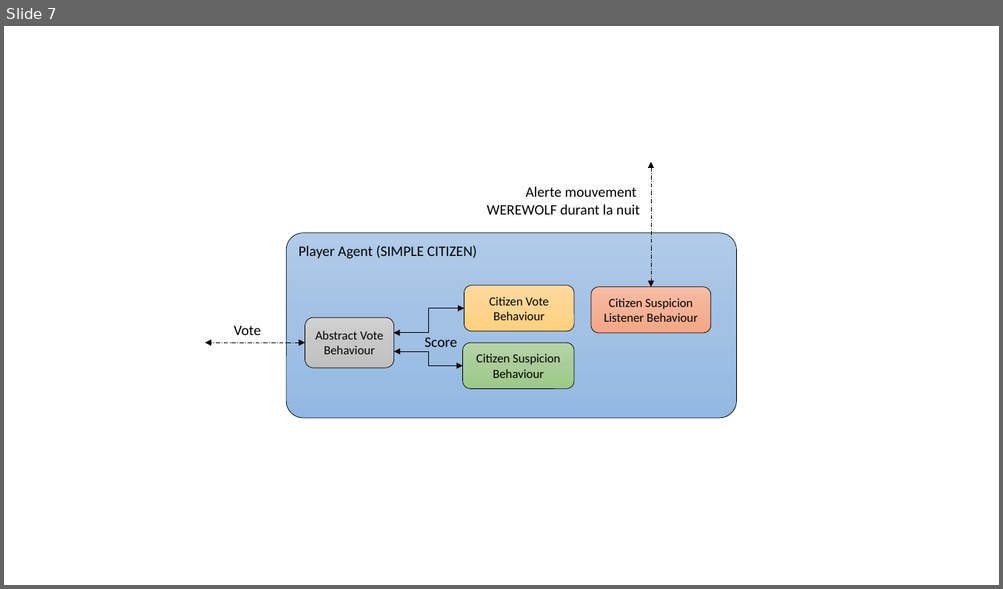
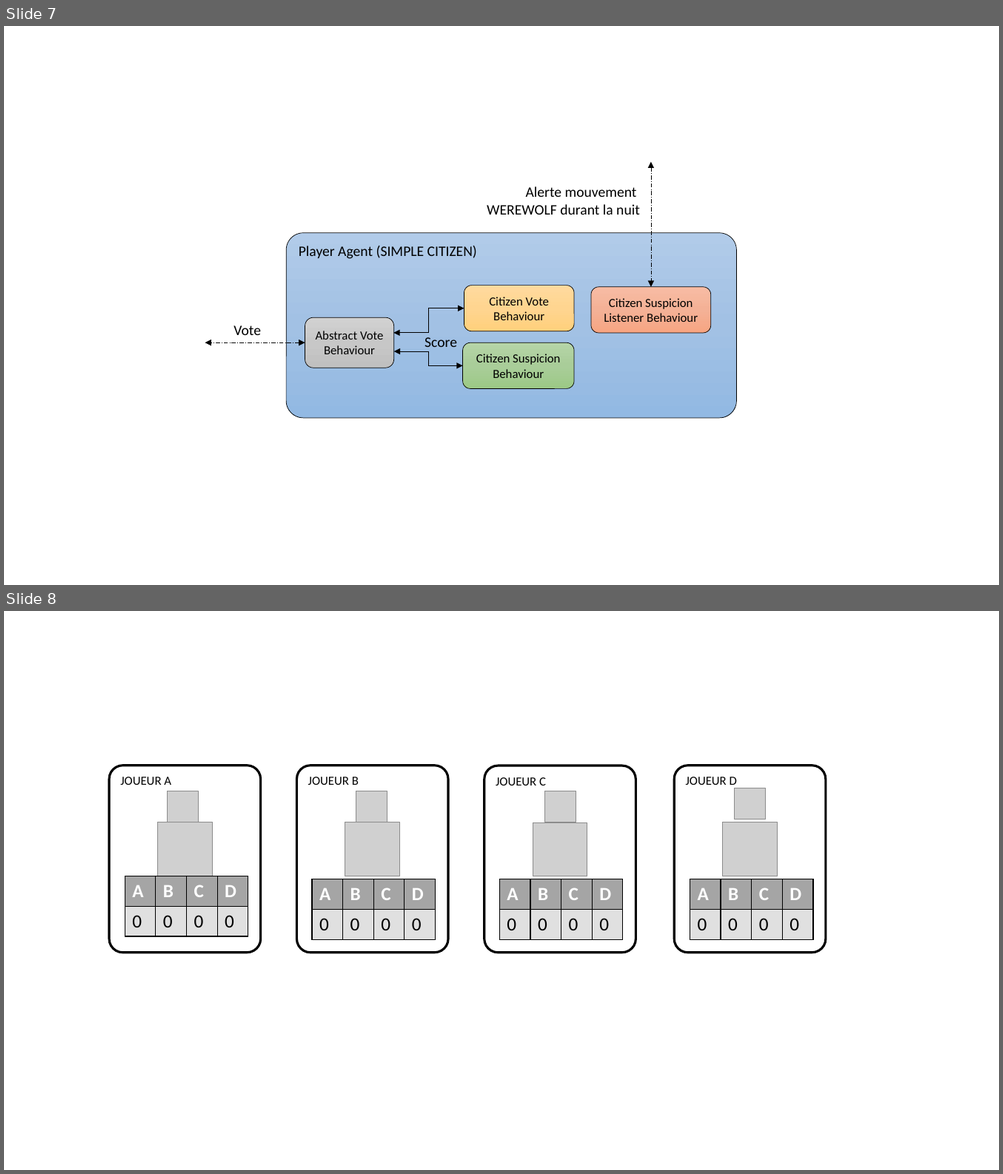
Before and after one commit to konamdav/Loup-Garou, a slide deck: Soutenance.pptx. Shown one above the other, each under a label of ours: slide 7 before the commit, slides 7 and 8 after it. The pictures are 1003x589 and 1003x1174 pixels, drawn with LibreOffice and Linux fonts; fonts in the diff are those of the drawing; grey boxes stand for pictures; background and template pictures are left out. Boxes give left, top, right and bottom in pixels: in the first picture for what was removed or moved away, otherwise in the second. Text is boxed around its words. In the diff, an @@ line names an element or a change of style, - is before the commit and + after.

```diff
--- a/Soutenance.pptx
+++ b/Soutenance.pptx
@@ slide 8 added at (x1=4, y1=611, x2=999, y2=1170), background picture (left out) @@
@@ rounded rectangle added at (x1=109, y1=766, x2=261, y2=953), fill #FFFFFF, outline #000000 2.25 pt, 12 pt, text #000000 @@
+JOUEUR A
@@ rounded rectangle added at (x1=296, y1=766, x2=448, y2=953), fill #FFFFFF, outline #000000 2.25 pt, 12 pt, text #000000 @@
+JOUEUR B
@@ rounded rectangle added at (x1=484, y1=766, x2=636, y2=953), fill #FFFFFF, outline #000000 2.25 pt, 12 pt, text #000000 @@
+JOUEUR C
@@ rounded rectangle added at (x1=674, y1=766, x2=825, y2=953), fill #FFFFFF, outline #000000 2.25 pt, 12 pt, text #000000 @@
+JOUEUR D
@@ picture added at (x1=734, y1=788, x2=765, y2=819) @@
@@ picture added at (x1=168, y1=792, x2=199, y2=823) @@
@@ picture added at (x1=356, y1=792, x2=387, y2=823) @@
@@ picture added at (x1=544, y1=792, x2=575, y2=823) @@
@@ picture added at (x1=158, y1=823, x2=212, y2=877) @@
@@ picture added at (x1=345, y1=823, x2=399, y2=877) @@
@@ picture added at (x1=533, y1=823, x2=587, y2=877) @@
@@ picture added at (x1=723, y1=823, x2=777, y2=877) @@
@@ table added at (x1=125, y1=876, x2=247, y2=936), 2 rows, 4 columns @@
+A | B | C | D
+0 | 0 | 0 | 0
@@ table added at (x1=312, y1=880, x2=435, y2=940), 2 rows, 4 columns @@
+A | B | C | D
+0 | 0 | 0 | 0
@@ table added at (x1=499, y1=880, x2=622, y2=940), 2 rows, 4 columns @@
+A | B | C | D
+0 | 0 | 0 | 0
@@ table added at (x1=690, y1=880, x2=812, y2=940), 2 rows, 4 columns @@
+A | B | C | D
+0 | 0 | 0 | 0
```
Also in this commit, not shown: 1 slide changed, 8 other slides added, 50 other files.
